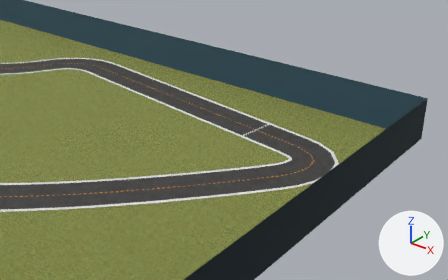
An edit to the COLLADA model bundle/meshes/arctic_open_ccw/arctic_open_ccw.dae, drawn before and after from the same camera.
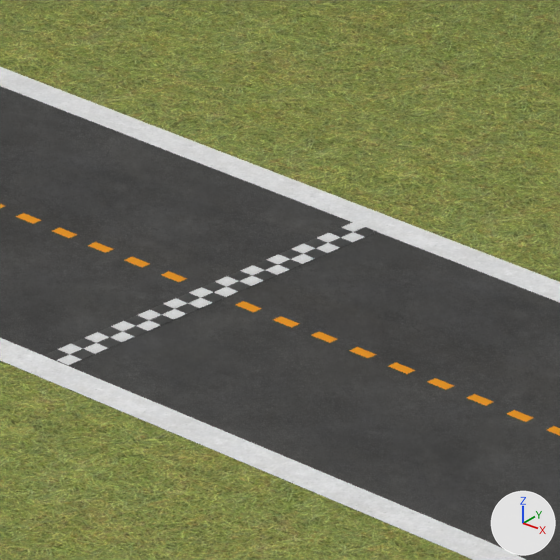
Each version is shown from a 50 mm lens placed at (14.48, -8.03, 6.22), pointed at (6.17, 2.37, -0.22), then close up on the part from 53% to 64% of the width and 38% to 55% of the height. Arrows for +X, +Y and +Z are at lower right; the lights stay in place.

In view in the first close-up: 'StartLine', 'cl', 'field', 'il', 'ol', 'road'.
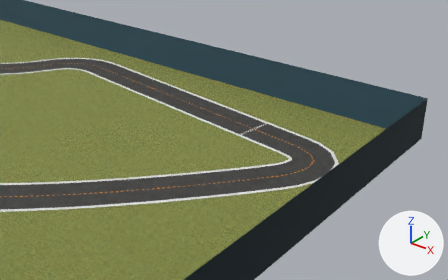
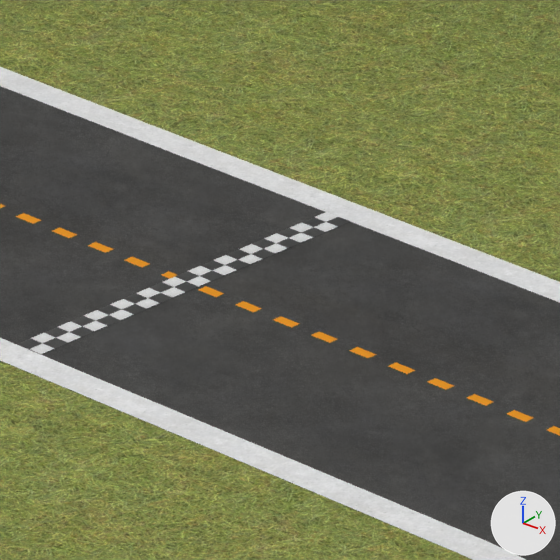
The change, as a diff of the scene's bpy script:
```diff
--- a/bundle/meshes/arctic_open_ccw/arctic_open_ccw.dae.py
+++ b/bundle/meshes/arctic_open_ccw/arctic_open_ccw.dae.py
@@ ob_startline @@
 ob_startline = bpy.data.objects.new('StartLine', me_plane)
-ob_startline.location = (6.709, 2.911, 0.003)
+ob_startline.location = (6.637, 2.918, 0.003)
 ob_startline.rotation_euler = (0.0, 0.0, 2.177)  # degrees (0, 0, 125)
```

Pixel boxes [x1, y1, x2, y2] of what changed, in the close-ups (560 x 560 px):
'StartLine', moved: before [45, 222, 377, 365]; after [18, 212, 350, 354]
